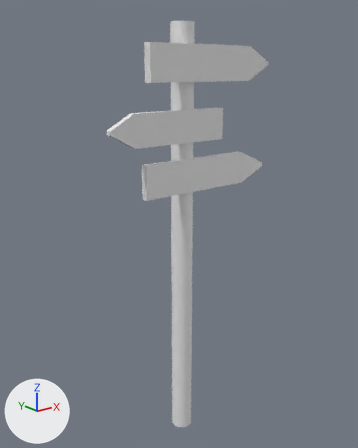
The OBJ model assets/models/panneau.obj, before and after one commit.
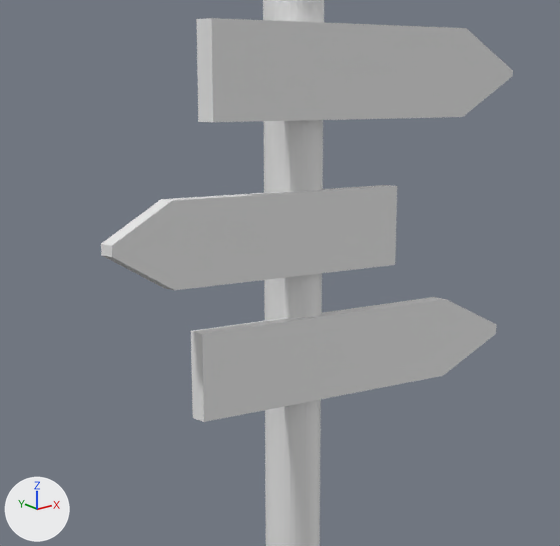
Each version appears first whole from a 50 mm camera at (-1.42, -1.752, 1.717) aimed at (0.004, 0.027, 1.005), and next in a close-up on the part from 19% to 80% of the width and 8% to 56% of the height. Arrows for +X, +Y and +Z are at lower left; the lights stay in place. Where no turn or scale is listed for an object, it has been applied to the vertices.

Objects in the first close-up: 'panneau'.
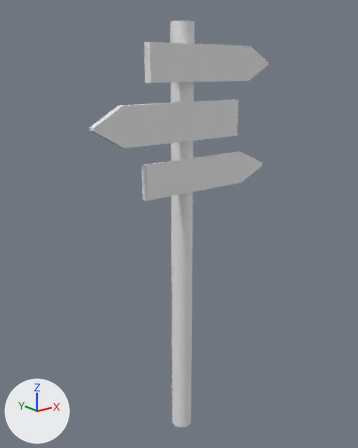
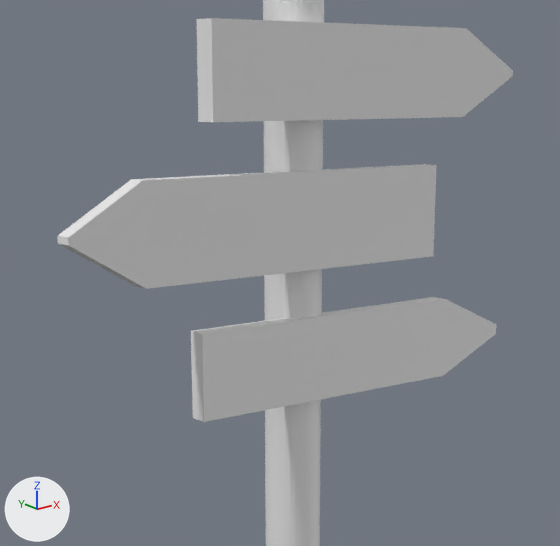
The change, as JSON lines over the scene's bpy script:
```json
{"block": "me_panneau", "where": "# used by ob_panneau; location = (0.0, 0.0, 0.0)"}
{"op": "remove", "block": "me_panneau", "code": "me_panneau.from_pydata(...)  # 100 vertices, 184 faces; spans x -0.41..0.48, y -0.07..0.05, z -0.11..1.91"}
{"op": "add", "block": "me_panneau", "code": "me_panneau.from_pydata(...)  # 100 vertices, 184 faces; spans x -0.48..0.48, y -0.07..0.05, z -0.11..1.91"}
{"block": "me_panneau", "change": "me_panneau part 1: the loose piece of 12 vertices spanning x -0.41..0.19, y -0.06..-0.03, z 1.4..1.55 is rebuilt with 12 vertices and now spans x -0.48..0.29, y -0.06..-0.03, z 1.41..1.58"}
```

Changed parts and their boxes (x1, y1, x2, y2) in the close-ups (560 x 546 px):
```json
{"object": "panneau", "change": "reshaped", "before": [101, 0, 513, 546], "after": [57, 0, 513, 546]}
{"part": 1, "of": "me_panneau", "change": "rebuilt", "before": [101, 185, 397, 290], "after": [57, 164, 437, 289], "on screen": "28% wider, 19% taller"}
```
